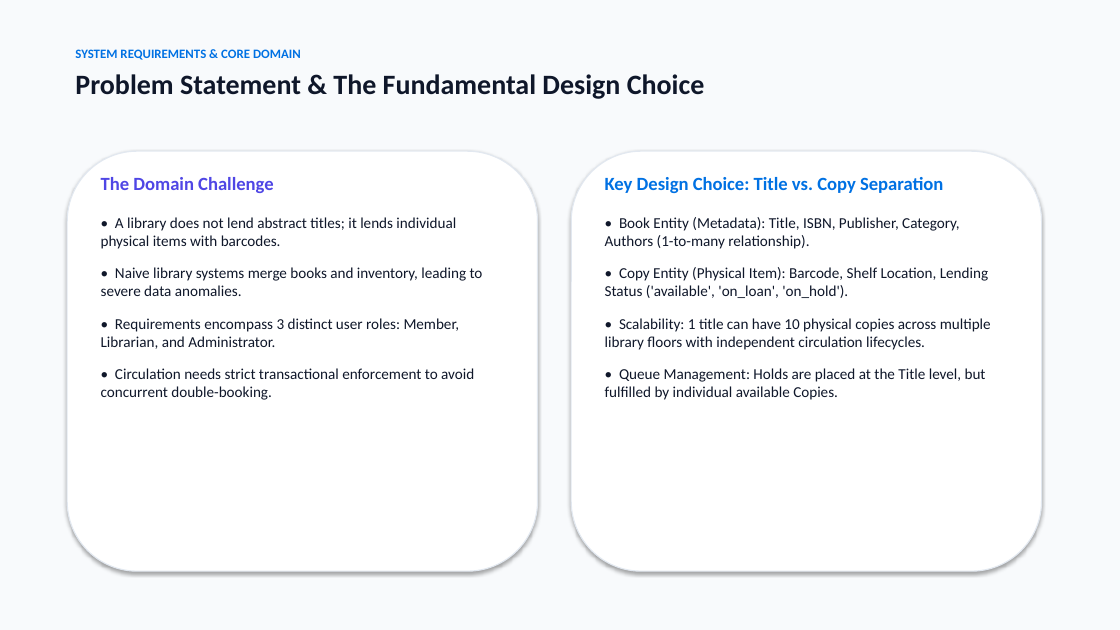
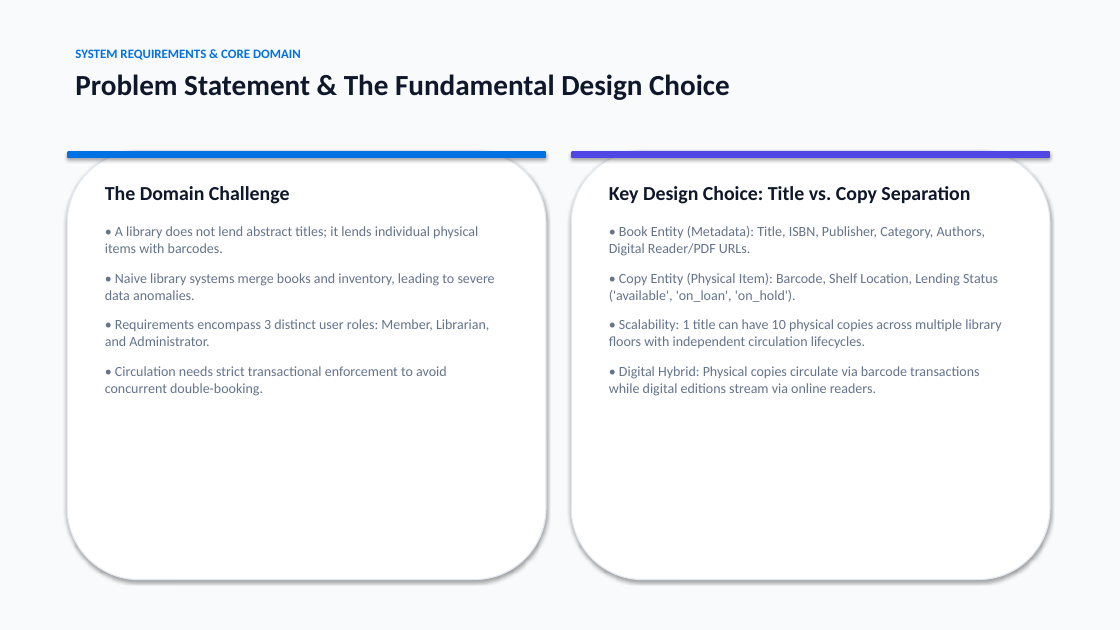
Before and after one commit to themellowhost/library-lending-system, a slide deck: slide 2 of Library_Lending_System_Presentation.pptx. Drawn at 1120x630 pixels with LibreOffice and Linux fonts; fonts in the diff are those of the drawing. Boxes give left, top, right and bottom in pixels: in the first picture for what was removed or moved away, otherwise in the second. Text is boxed around its words. In the diff, an @@ line names an element or a change of style, - is before the commit and + after.

Commit message:
docs: Update presentation deck to include open-access e-reader, RBAC role views, federated OAuth, and renewal engine

```diff
--- a/Library_Lending_System_Presentation.pptx
+++ b/Library_Lending_System_Presentation.pptx
@@ text at [75, 74, 730, 100]: size 24 to 25 pt in "Problem Statement & The Fundamental Design Choice" @@
@@ rounded rectangle: place and size @@
-rounded rectangle at [67, 151, 538, 571]
+rounded rectangle at [67, 151, 546, 580]
@@ rounded rectangle added at [67, 151, 546, 158], fill #0071E3 @@
@@ text "The Domain Challenge": place and size @@
-text "The Domain Challenge" at [101, 177, 483, 400]
+text "The Domain Challenge" at [105, 186, 495, 396]
@@ text "The Domain Challenge" at [105, 186, 495, 396]: size 16 to 17 pt, text colour #4F46E5 to #0F172A in "The Domain Challenge"; size 13 to 12 pt, text colour #0F172A to #64748B; less space between paragraphs @@
@@ rounded rectangle: place and size @@
-rounded rectangle at [571, 151, 1042, 571]
+rounded rectangle at [571, 151, 1050, 580]
@@ rounded rectangle added at [571, 151, 1050, 158], fill #4F46E5 @@
@@ text "Key Design Choice: Title vs. ...": place and size @@
-text "Key Design Choice: Title vs. ..." at [605, 177, 991, 400]
+text "Key Design Choice: Title vs. ..." at [609, 186, 1001, 396]
@@ text at [609, 186, 1001, 348]: size 16 to 17 pt, text colour #0071E3 to #0F172A in "Key Design Choice: Title vs. Copy Separation"; size 13 to 12 pt, text colour #0F172A to #64748B in "• Copy Entity (Physical Item): Barcode, Shelf ...", "• Scalability: 1 title can have 10 ..."; less space between paragraphs @@
@@ text at [609, 226, 985, 256]: text changed; size 13 to 12 pt; text colour #0F172A to #64748B @@
-• Book Entity (Metadata): Title, ISBN, Publisher, Category, Authors (1-to-many relationship).
+• Book Entity (Metadata): Title, ISBN, Publisher, Category, Authors, Digital Reader/PDF URLs.
@@ text at [609, 366, 979, 396]: text changed; size 13 to 12 pt; text colour #0F172A to #64748B @@
-• Queue Management: Holds are placed at the Title level, but fulfilled by individual available Copies.
+• Digital Hybrid: Physical copies circulate via barcode transactions while digital editions stream via online readers.
```
Also in this commit, not shown: 7 other slides changed, 2 slides added, 2 slides removed, 1 other file.
